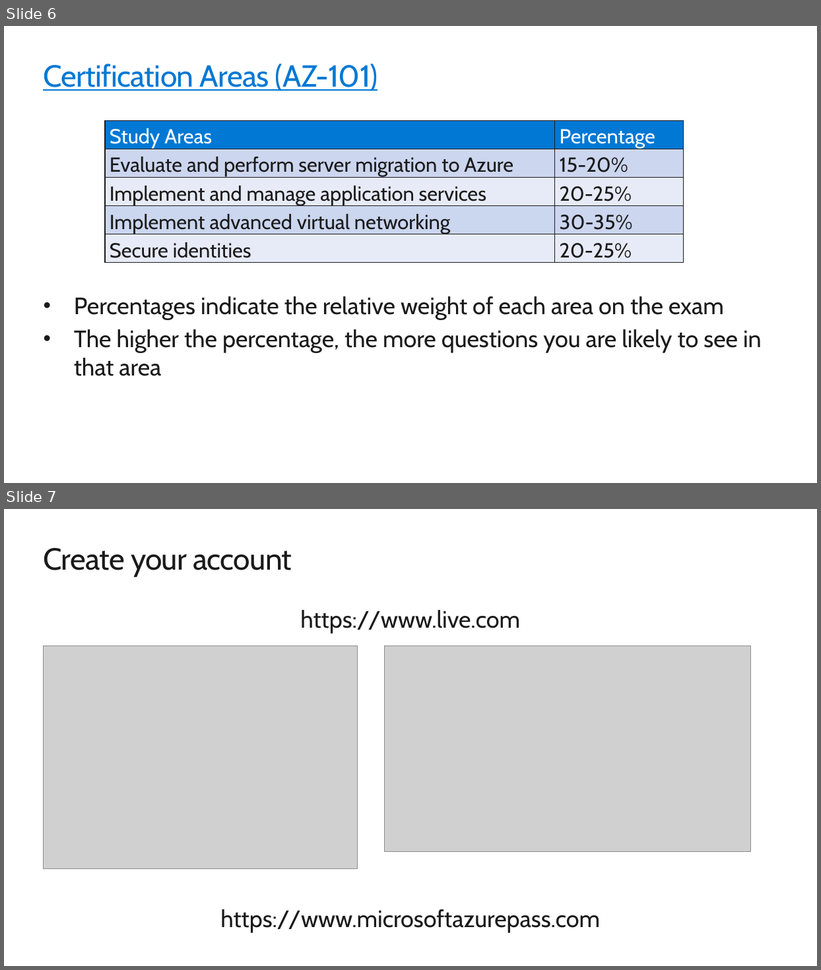
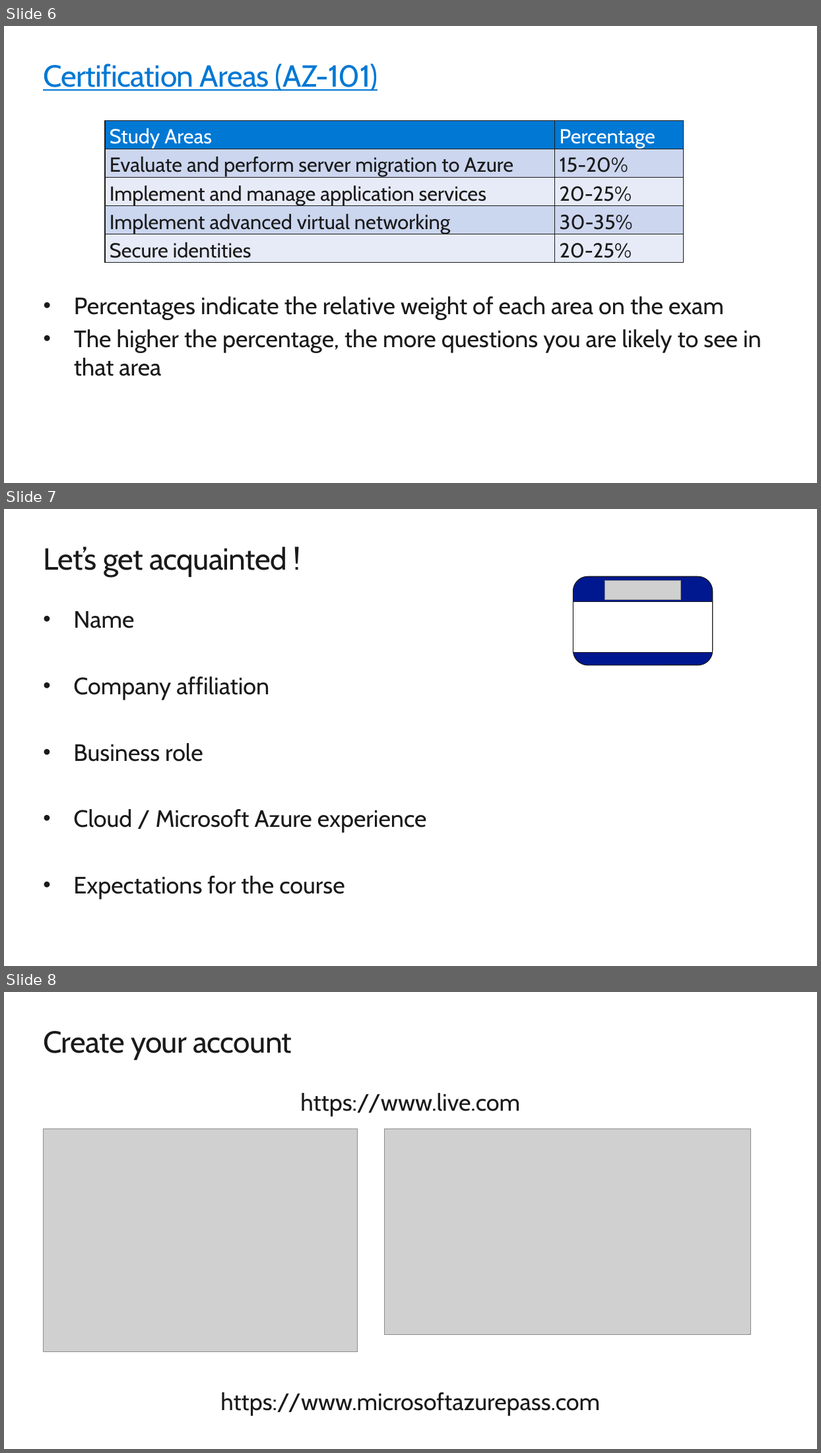
Before and after one commit to renaudwangler/ib, a slide deck: ib1/extra/AZ-101IntroA.pptx. Shown one above the other, each under a label of ours: slides 6 and 7 before the commit, slides 6, 7 and 8 after it. The pictures are 821x970 and 821x1453 pixels, drawn with LibreOffice and Linux fonts; fonts in the diff are those of the drawing; grey boxes stand for pictures. Boxes give left, top, right and bottom in pixels: in the first picture for what was removed or moved away, otherwise in the second. Text is boxed around its words. In the diff, an @@ line names an element or a change of style, - is before the commit and + after.

```diff
--- a/ib1/extra/AZ-101IntroA.pptx
+++ b/ib1/extra/AZ-101IntroA.pptx
@@ slide 7 added at (4, 509, 817, 966), background #FFFFFF @@
@@ title added at (43, 547, 287, 577), 36 pt, text #1A1A1A @@
+Let’s get acquainted !
@@ rounded rectangle added at (573, 577, 713, 666), fill #00188F, outline #1A1A1A 0.85 pt @@
@@ picture added at (605, 580, 681, 600) @@
@@ rectangle added at (573, 601, 713, 652), fill #FFFFFF, outline #1A1A1A 0.85 pt @@
@@ text added at (73, 611, 427, 900), 28 pt, text #1A1A1A @@
+• Name
+• Company affiliation
+• Business role
+• Cloud / Microsoft Azure experience
+• Expectations for the course
@@ what was slide 7 is now slide 8 @@
```
Also in this commit, not shown: 2 other files.
